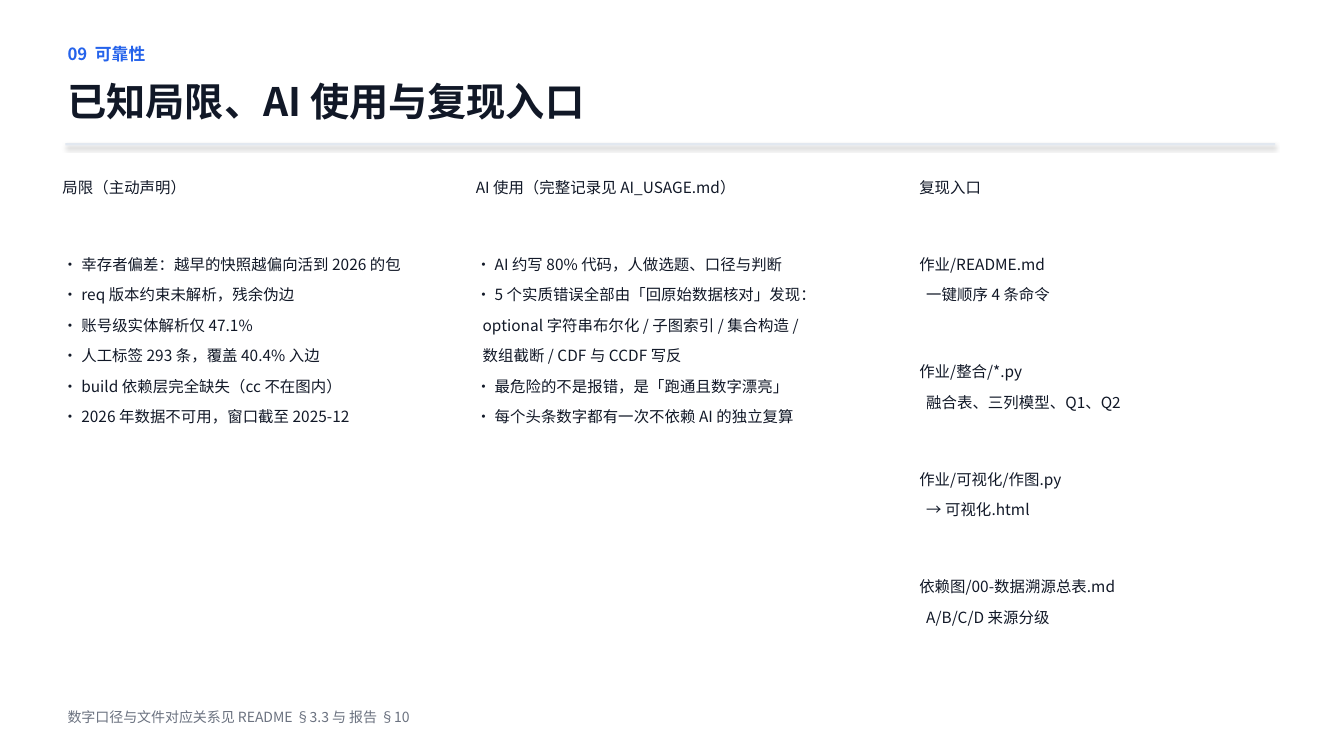
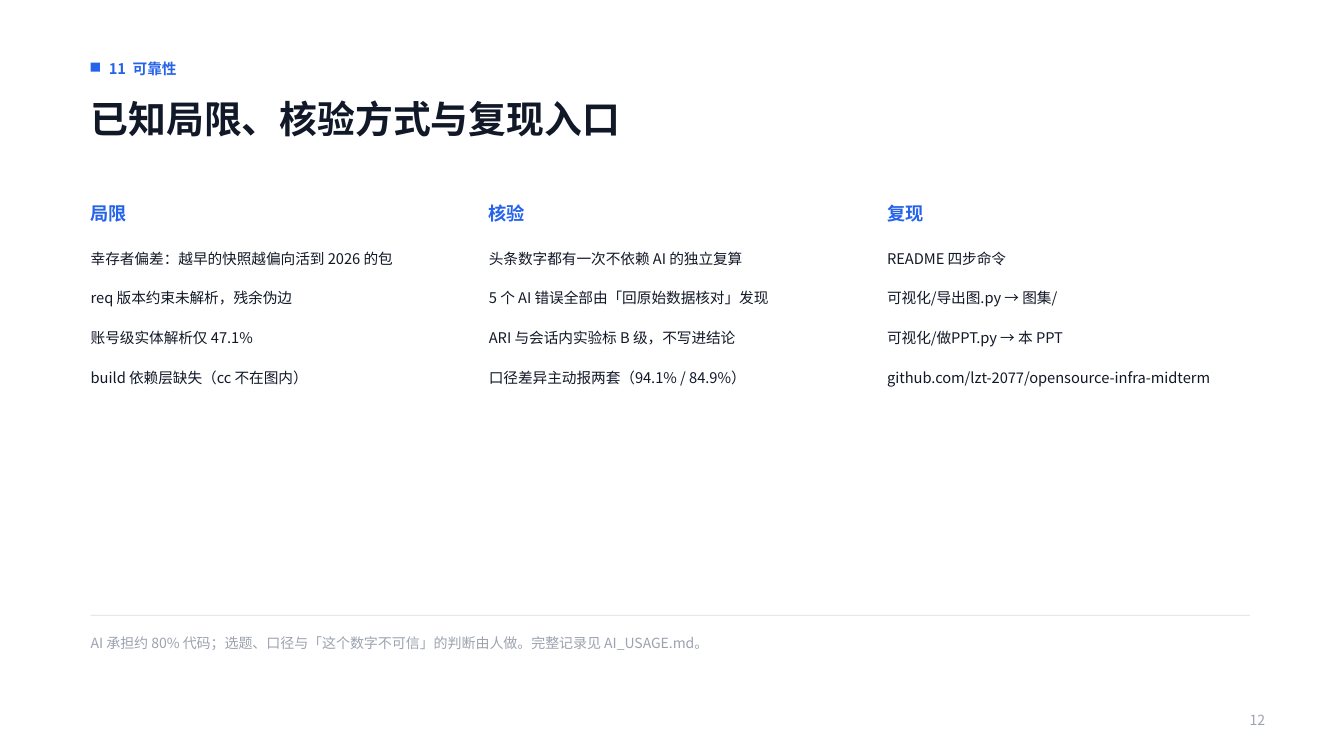
Before and after one commit to lzt-2077/opensource-infra-midterm, a slide deck: slide 12 of 中期展示.pptx (slide 15 before the commit). Drawn at 1344x756 pixels with LibreOffice and Linux fonts; fonts in the diff are those of the drawing. Boxes give left, top, right and bottom in pixels: in the first picture for what was removed or moved away, otherwise in the second. Text is boxed around its words. In the diff, an @@ line names an element or a change of style, - is before the commit and + after.

```diff
--- a/中期展示.pptx
+++ b/中期展示.pptx
@@ rectangle added at box(91, 63, 100, 72), fill #2563EB @@
@@ text at box(109, 61, 177, 76): text changed; size 12 to 10.5 pt @@
-09 可靠性
+11 可靠性
@@ text at box(91, 100, 620, 137): text changed; size 28 to 27 pt @@
-已知局限、AI 使用与复现入口
+已知局限、核验方式与复现入口
@@ rectangle removed at box(66, 143, 1275, 145) @@
@@ text added at box(91, 201, 127, 225), 13 pt, text #2563EB, bold @@
+局限
@@ text removed at box(476, 180, 816, 424) @@
-AI 使用（完整记录见 AI_USAGE.md）
-· AI 约写 80% 代码，人做选题、口径与判断
-· 5 个实质错误全部由「回原始数据核对」发现：
-optional 字符串布尔化 / 子图索引 / 集合构造 /
-数组截断 / CDF 与 CCDF 写反
-· 最危险的不是报错，是「跑通且数字漂亮」
-· 每个头条数字都有一次不依赖 AI 的独立复算
@@ text added at box(489, 204, 525, 222), 13 pt, text #2563EB, bold @@
+核验
@@ text added at box(887, 204, 923, 222), 13 pt, text #2563EB, bold @@
+复现
@@ text removed at box(919, 180, 1121, 626) @@
-复现入口
-作业/README.md
-一键顺序 4 条命令
-作业/整合/*.py
-融合表、三列模型、Q1、Q2
-作业/可视化/作图.py
-→ 可视化.html
-依赖图/00-数据溯源总表.md
-A/B/C/D 来源分级
@@ text at box(91, 251, 393, 385): text changed; size 11 to 10.5 pt @@
-局限（主动声明）
-· 幸存者偏差：越早的快照越偏向活到 2026 的包
-· req 版本约束未解析，残余伪边
-· 账号级实体解析仅 47.1%
-· 人工标签 293 条，覆盖 40.4% 入边
-· build 依赖层完全缺失（cc 不在图内）
-· 2026 年数据不可用，窗口截至 2025-12
+幸存者偏差：越早的快照越偏向活到 2026 的包
+req 版本约束未解析，残余伪边
+账号级实体解析仅 47.1%
+build 依赖层缺失（cc 不在图内）
@@ text added at box(489, 251, 769, 385), 10.5 pt, text #111827 @@
+头条数字都有一次不依赖 AI 的独立复算
+5 个 AI 错误全部由「回原始数据核对」发现
+ARI 与会话内实验标 B 级，不写进结论
+口径差异主动报两套（94.1% / 84.9%）
@@ text added at box(887, 251, 1210, 387), 10.5 pt, text #111827 @@
+README 四步命令
+可视化/导出图.py → 图集/
+可视化/做PPT.py → 本 PPT
+github.com/lzt-2077/opensource-infra-midterm
@@ rectangle added at box(91, 615, 1250, 616), fill #E5E7EB @@
@@ text added at box(91, 636, 708, 650), 10 pt, text #9CA3AF @@
+AI 承担约 80% 代码；选题、口径与「这个数字不可信」的判断由人做。完整记录见 AI_USAGE.md。
@@ text removed at box(68, 710, 409, 723) @@
-数字口径与文件对应关系见 README §3.3 与 报告 §10
@@ text added at box(1250, 715, 1266, 725), 10 pt, text #9CA3AF @@
+12
```
Also in this commit, not shown: 8 other slides changed, 3 slides added, 6 slides removed, 1 other file.
